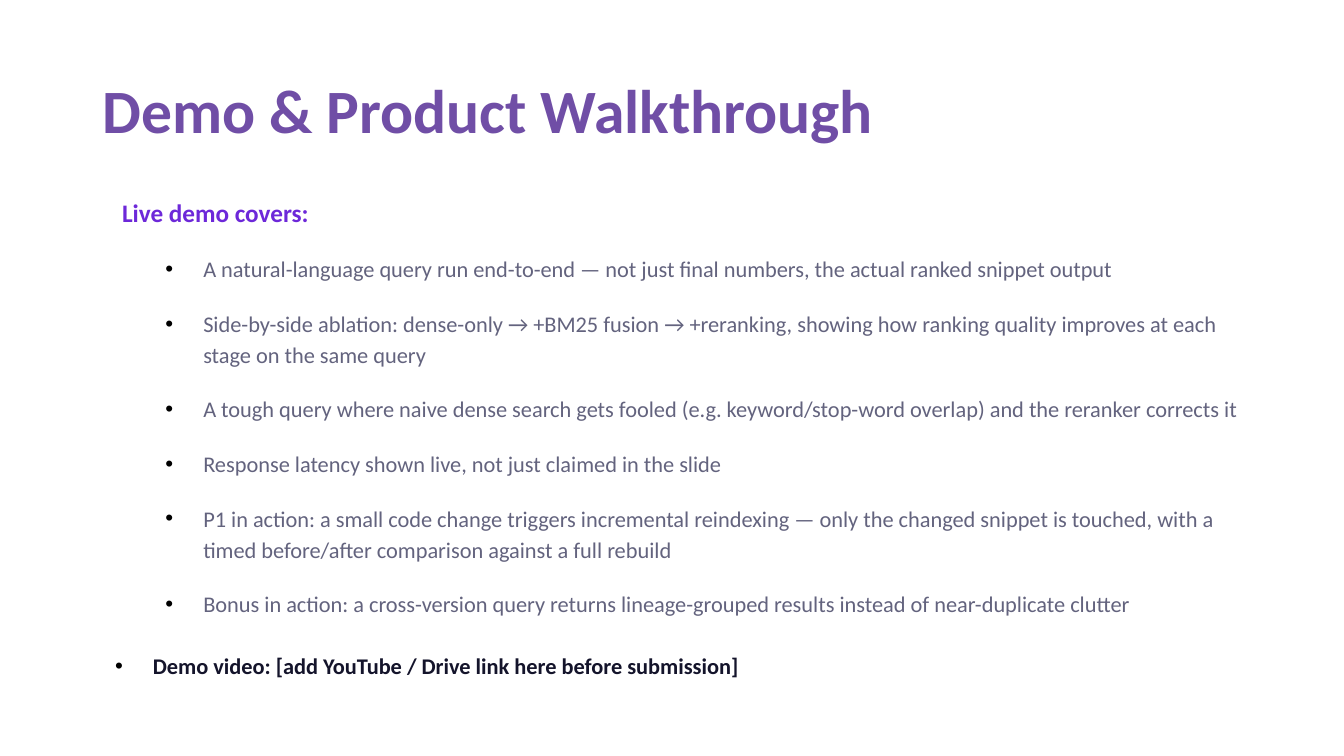
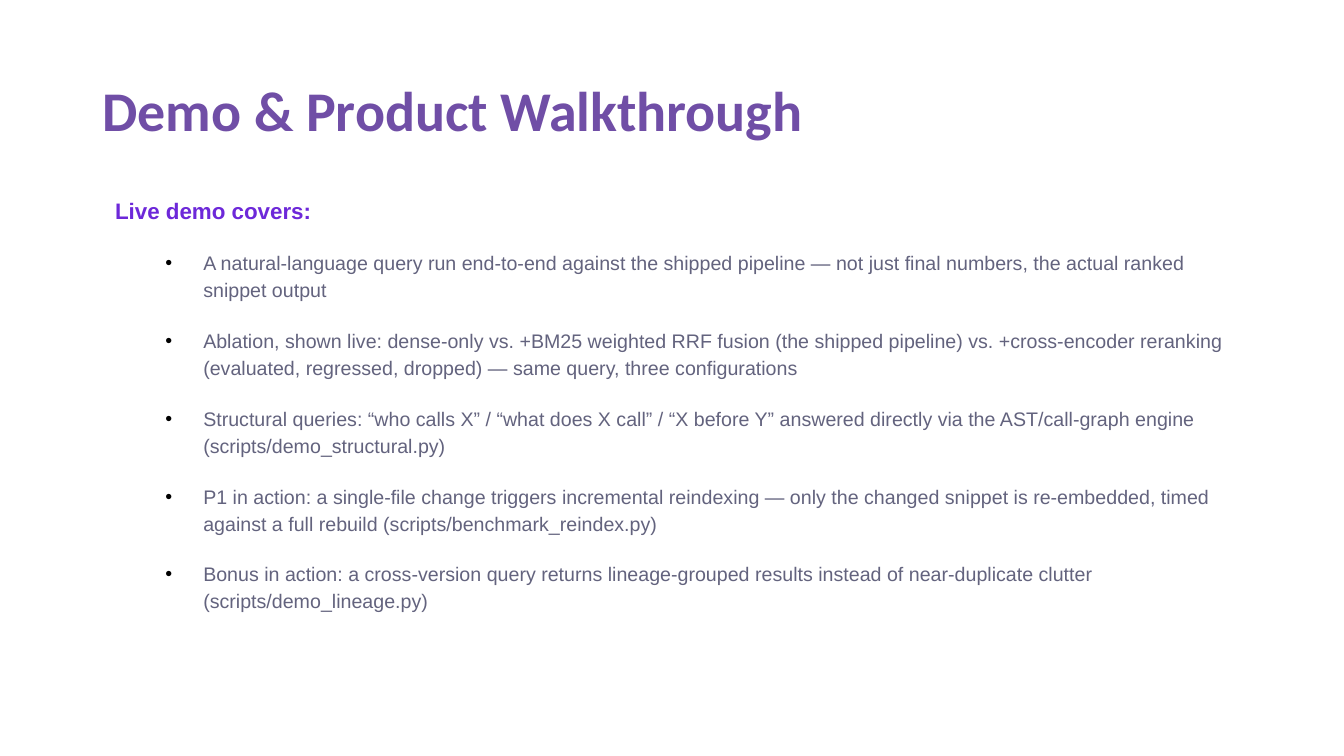
Before and after one commit to soumya12-droid/Agentic_Code_Intelligence, a slide deck: slide 5 of VIT_Vellore_Shard_Submission.pptx. Drawn at 1344x756 pixels with LibreOffice and Linux fonts; fonts in the diff are those of the drawing. Boxes give left, top, right and bottom in pixels: in the first picture for what was removed or moved away, otherwise in the second. Text is boxed around its words. In the diff, an @@ line names an element or a change of style, - is before the commit and + after.

Commit message:
Update submission deck: accurate pipeline description and results
Replace the presentation with the final version. The deck now describes the
shipped pipeline (dense bge-small-en-v1.5 plus BM25 with weighted reciprocal
rank fusion, no reranker), reports both rejected rerankers, and covers the
structural queries, incremental versioning and lineage results with the
measured numbers.

```diff
--- a/VIT_Vellore_Shard_Submission.pptx
+++ b/VIT_Vellore_Shard_Submission.pptx
@@ title "Demo & Product Walkthrough" at [102,91,803,141]: size 44 to 40 pt @@
@@ text at [115,202,311,220]: size 18 to 16 pt, font Calibri to Arial in "Live demo covers:"; indent changed @@
@@ text at [203,256,1222,612]: text changed; size 16 to 14 pt; font Calibri to Arial @@
-  • A natural-language query run end-to-end — not just final numbers, the actual ranked snippet output
-  • Side-by-side ablation: dense-only → +BM25 fusion → +reranking, showing how ranking quality improves at each stage on the same query
-  • A tough query where naive dense search gets fooled (e.g. keyword/stop-word overlap) and the reranker corrects it
-  • Response latency shown live, not just claimed in the slide
-  • P1 in action: a small code change triggers incremental reindexing — only the changed snippet is touched, with a timed before/after comparison against a full rebuild
-  • Bonus in action: a cross-version query returns lineage-grouped results instead of near-duplicate clutter
-• Demo video: [add YouTube / Drive link here before submission]
+  • A natural-language query run end-to-end against the shipped pipeline — not just final numbers, the actual ranked snippet output
+  • Ablation, shown live: dense-only vs. +BM25 weighted RRF fusion (the shipped pipeline) vs. +cross-encoder reranking (evaluated, regressed, dropped) — same query, three configurations
+  • Structural queries: “who calls X” / “what does X call” / “X before Y” answered directly via the AST/call-graph engine (scripts/demo_structural.py)
+  • P1 in action: a single-file change triggers incremental reindexing — only the changed snippet is re-embedded, timed against a full rebuild (scripts/benchmark_reindex.py)
+  • Bonus in action: a cross-version query returns lineage-grouped results instead of near-duplicate clutter (scripts/demo_lineage.py)
```
Also in this commit, not shown: 9 other slides changed.
